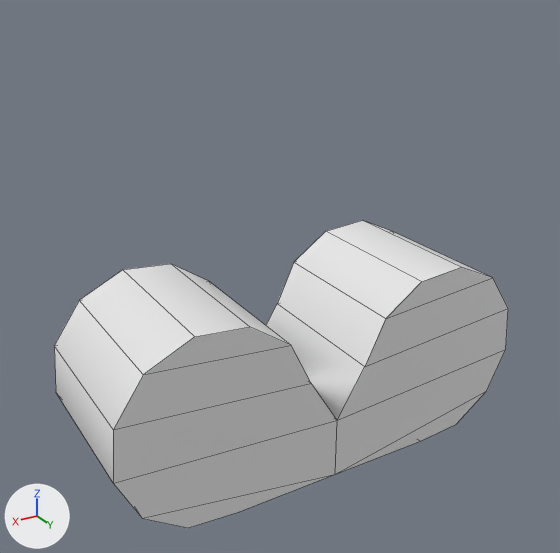
A saved change to the FBX model Blauw3/Assets/Lux/Weapon/Magazine/DrumMag.fbx.
Before and after are seen from a camera (50 mm lens) standing at (0.345, 0.512, 0.452) and looking at (0.018, -0.034, 0.179). The lights are fixed; the arrows at lower left show +X, +Y and +Z. Mesh edges are drawn as thin lines. Where no turn or scale is listed for an object, it has been applied to the vertices.

Objects in the first picture: 'Drum Magazine'.
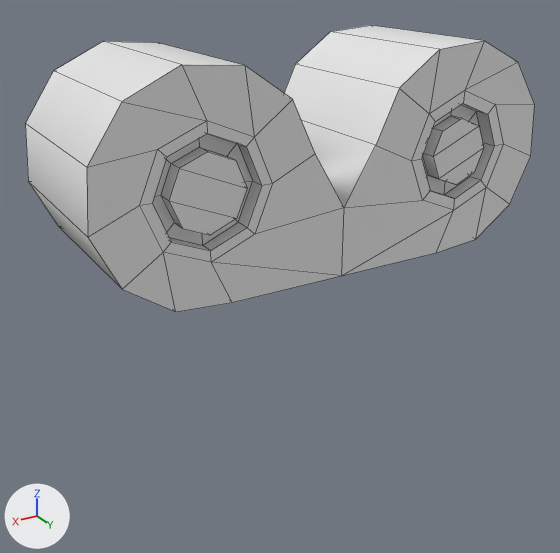
Where the change shows, as pixel boxes (x1, y1, x2, y2) in the pictures (560 x 553 px):
'Drum Magazine', reshaped, moved (12% wider, 6% shorter): before (54, 221, 508, 528); after (25, 25, 535, 312)
part 1 of me_cube_001, built on: before (113, 267, 508, 528); after (87, 41, 535, 312)

Edits to the bpy script that builds the scene:
```text
Change me_cube_001:
    used by ob_drum_magazine; location = (0.0047, -0.0332, 0.0085)
    remove me_cube_001.from_pydata(...)  # 44 vertices, 43 faces; spans x -0.204..0.204, y -0.075..0.075, z 0.0..0.176
    add me_cube_001.from_pydata(...)  # 124 vertices, 127 faces; spans x -0.204..0.204, y -0.075..0.075, z 0.0..0.176
    me_cube_001 part 1
    10 faces are deleted
    52 vertices are added at x -0.167..0.167, y 0.061..0.075, z 0.036..0.138
    28 new vertices lie (0.0, 0.014, 0.0) away from vertices in x -0.156..0.158, y 0.061, z 0.045..0.129
    94 new faces join them
Change ob_drum_magazine:
    ob_drum_magazine.location: (0.0047, -0.0332, 0.0085) -> (0.0047, -0.0332, 0.2046)
```
